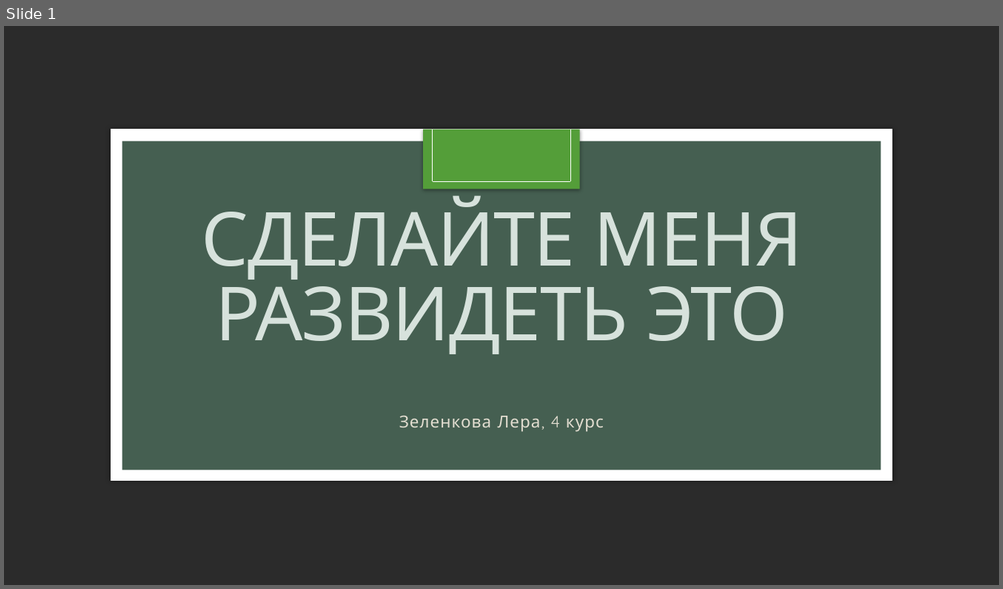
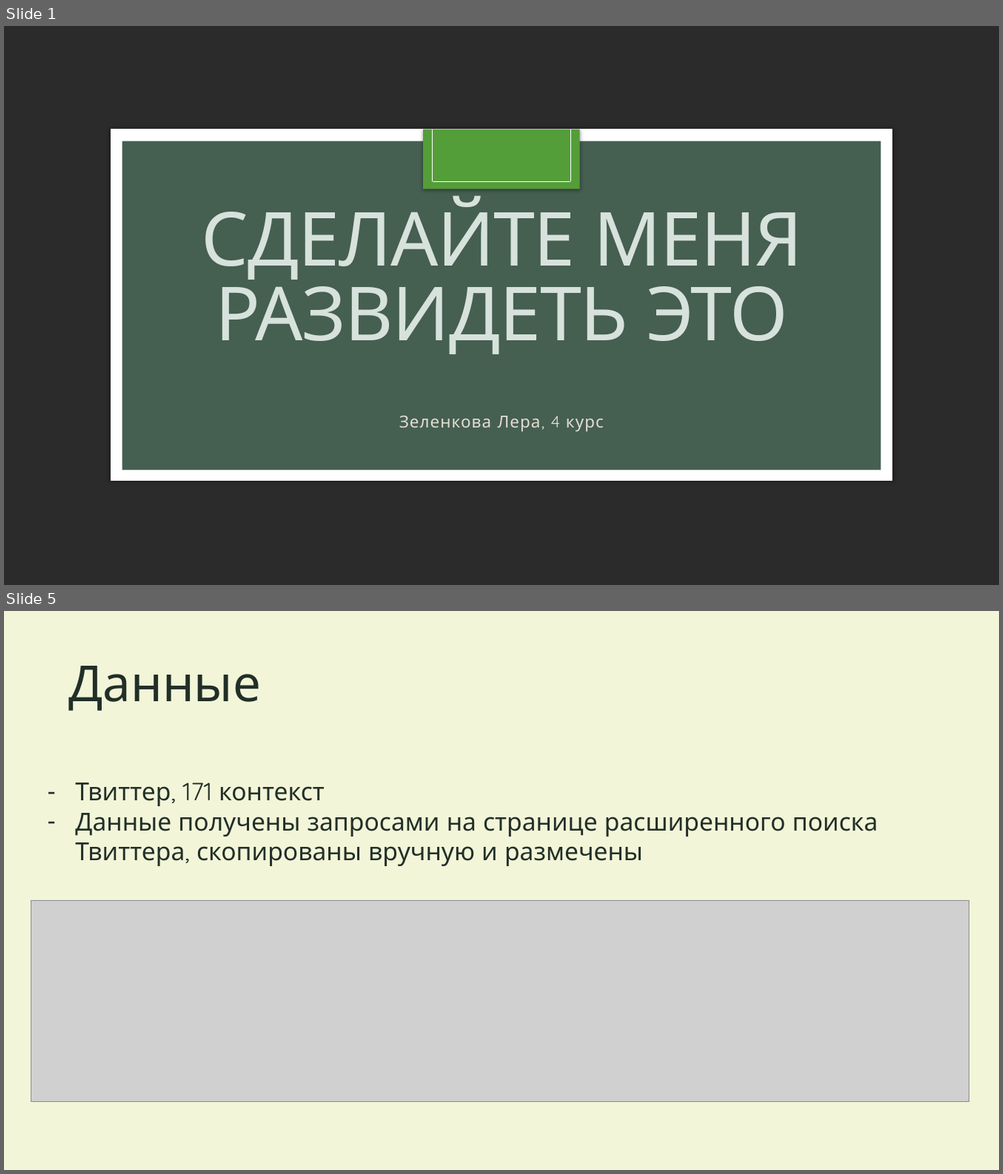
Before and after one commit to Lera-Z/hsecxg, a slide deck: Презентация.pptx. Shown one above the other, each under a label of ours: slide 1 before the commit, slides 1 and 5 after it; the slides between them are not shown. The pictures are 1003x589 and 1003x1174 pixels, drawn with LibreOffice and Linux fonts; fonts in the diff are those of the drawing; grey boxes stand for pictures; background and template pictures are left out; a plain dark background stands for a picture behind light text. Boxes give left, top, right and bottom in pixels: in the first picture for what was removed or moved away, otherwise in the second. Text is boxed around its words. In the diff, an @@ line names an element or a change of style, - is before the commit and + after.

```diff
--- a/Презентация.pptx
+++ b/Презентация.pptx
@@ slide 5 added at <box>4,611,999,1170</box>, background #F2F5D8 @@
@@ title added at <box>68,666,261,711</box>, 48 pt, text #223028 @@
+Данные
@@ text added at <box>75,783,878,866</box>, 24 pt, text #223028 @@
+– Твиттер, 171 контекст
+– Данные получены запросами на странице расширенного поиска Твиттера, скопированы вручную и размечены
@@ picture added at <box>31,900,970,1102</box> @@
```
Also in this commit, not shown: 3 slides changed, 7 other slides added, 2 other files.
